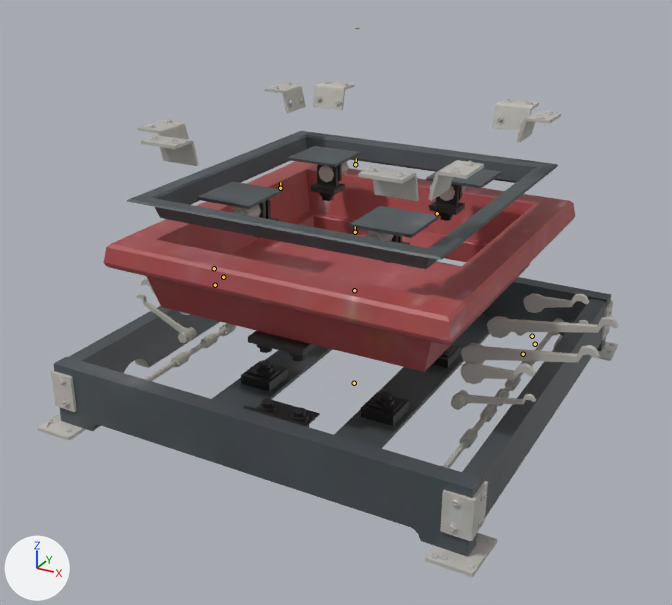
A saved change to the Blender file models/editor/retro/floor_button/cube_button.blend.
Before and after are seen from a 50 mm camera at (70.5, -135.2, 19.1) aimed at (0.1, -7.0, -45.0). Arrows for +X, +Y and +Z are at lower left; the lights stay in place. Both versions are drawn at frame 10 of the action 'cube_expand'; the numbers are the values there. The bones that bend it are drawn over the model as lines.

In view in the first picture: 'cube_button_ref'.
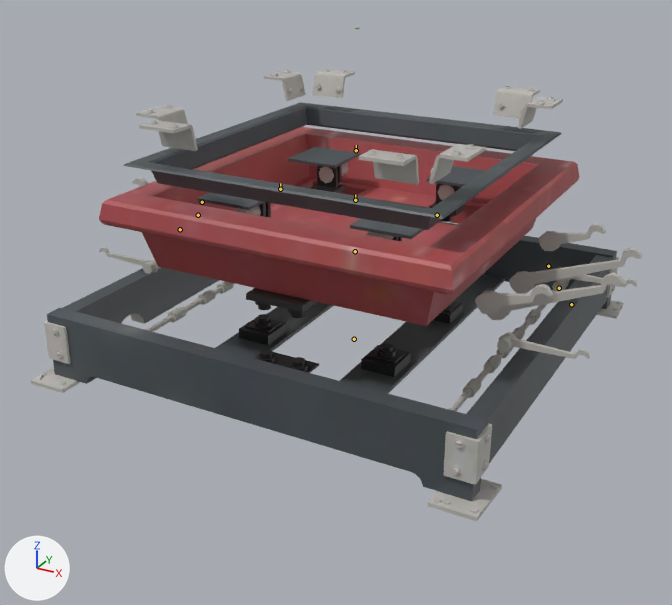
Changed parts and their boxes [x1, y1, x2, y2] in the pictures (672 x 605 px):
'cube_button_ref', posed (9% shorter): before [38, 81, 619, 578]; after [31, 69, 643, 522]
bone 'root', root to tip: before (354, 383) to (354, 382); after (354, 339) to (354, 339)
bone 'buttonTop', root to tip: before (354, 290) to (354, 290); after (355, 251) to (355, 251)
bone 'leftArms', root to tip: before (223, 277) to (223, 276); after (198, 215) to (198, 215)
bone 'rightArms', root to tip: before (535, 344) to (535, 343); after (559, 288) to (559, 287)
bone 'leftUpperPaddleArms', root to tip: before (214, 268) to (214, 268); after (202, 202) to (202, 202)
bone 'rightUpperPaddleArms', root to tip: before (532, 336) to (531, 335); after (548, 266) to (548, 265)
bone 'rightLowerPaddleArms', root to tip: before (523, 354) to (522, 353); after (571, 304) to (571, 304)
bone 'leftLowerPaddleArms', root to tip: before (215, 285) to (215, 285); after (180, 229) to (180, 229)
bone 'brace', root to tip: before (355, 232) to (355, 226); after (355, 200) to (355, 194)
bone 'braceTop', root to tip: before (355, 164) to (356, 158); after (356, 150) to (356, 145)

The edits, one by one:
Bone 'root' (bone_root) moves from (0.0, 0.0, -64.0) to (0.0, 0.0, -54.96).
Bone 'buttonTop' (bone_buttontop) moves from (0.0, 7.62, 0.0) to (0.0, 5.91, 0.0).
Bone 'leftArms' (bone_leftarms) moves from (-10.45, 1.0, 0.0) to (-15.63, 5.3, 0.0).
Bone 'leftArms' (bone_leftarms) turns from (0, 0, -28) to (0, 0, -46) degrees about its own x, y and z.
Bone 'rightArms' (bone_rightarms) moves from (15.23, 1.32, 0.0) to (18.2, 4.43, 0.0).
Bone 'rightArms' (bone_rightarms) turns from (0, 0, 27) to (0, 0, 37) degrees about its own x, y and z.
Bone 'leftUpperPaddleArms' (bone_leftupperpaddlearms) moves from (-15.61, -1.66, 0.0) to (-17.5, 4.06, 0.0).
Bone 'leftUpperPaddleArms' (bone_leftupperpaddlearms) turns from (0, 0, -60) to (0, 0, -74) degrees about its own x, y and z.
Bone 'rightUpperPaddleArms' (bone_rightupperpaddlearms) moves from (17.59, -1.42, 0.0) to (19.18, 3.77, 0.0).
Bone 'rightUpperPaddleArms' (bone_rightupperpaddlearms) turns from (0, 0, 59) to (0, 0, 66) degrees about its own x, y and z.
Bone 'rightLowerPaddleArms' (bone_rightlowerpaddlearms) moves from (8.34, -2.01, 0.0) to (15.41, 1.08, 0.0).
Bone 'rightLowerPaddleArms' (bone_rightlowerpaddlearms) turns from (0, 0, 29) to (0, 0, 16) degrees about its own x, y and z.
Bone 'leftLowerPaddleArms' (bone_leftlowerpaddlearms) moves from (-7.51, -2.12, 0.0) to (-15.22, 0.69, 0.0).
Bone 'leftLowerPaddleArms' (bone_leftlowerpaddlearms) turns from (0, 0, -40) to (0, 0, -17) degrees about its own x, y and z.
Bone 'brace' (bone_brace) moves from (0.0, 6.9, 0.0) to (0.0, 5.36, 0.0).
Bone 'braceTop' (bone_bracetop) moves from (0.0, 16.9, 0.0) to (0.0, 11.91, 0.0).
